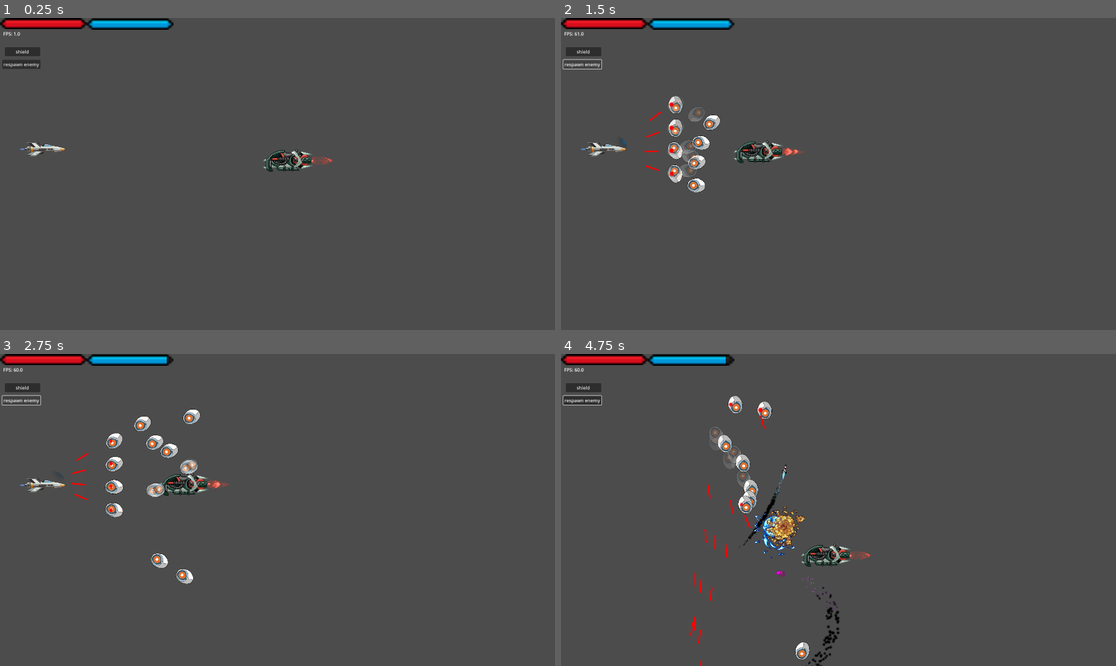
Above: before the commit, frames 1-4 (two rows, left to right).
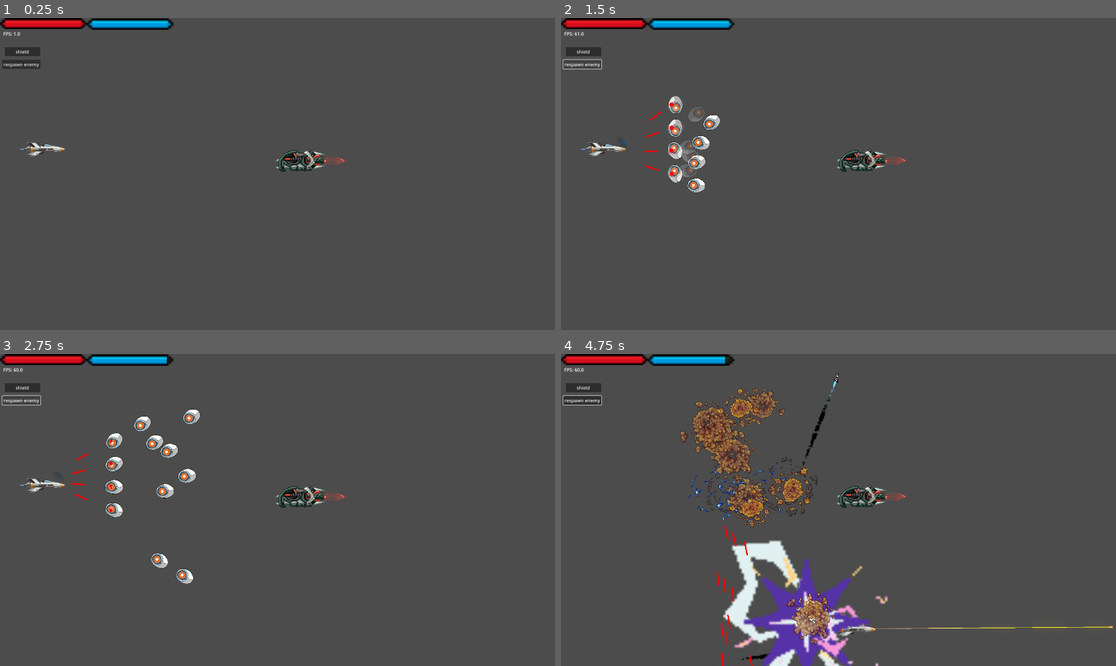
Above: after the commit, the same moments.

Repository: Dantte2/spacegame
Game: Godot game, scene res://scenes/debug.tscn
Two runs of this game, one before a commit and one after it. Both use one fixed random seed, a clock stepped at 60 frames per second and the inputs below. This scene is started directly instead of the project's main scene.
Inputs (mouse positions are in pixels of both pictures, inside the frame that each line leads up to):
- Up to frame 1 (0.25 s): no input
- Up to frame 2 (1.5 s): click "respawn enemy" at 0.5 s; click "respawn enemy" at 1.25 s
- Up to frame 3 (2.75 s): click "respawn enemy" at 2 s
- Up to frame 4 (4.75 s): move the mouse to (960, 494) at 2.77 s; press the mouse at (960, 494) at 2.78 s; hold D (ui_right) 2.78-3.53 s; move the mouse to (727, 525) at 3.52 s; release the mouse at (727, 525) at 3.53 s; hold S (ui_down) 3.53-4.28 s; right-click (727, 525) at 3.6 s; click (727, 525) at 3.8 s; move the mouse to (894, 441) at 4.27 s; hold D (ui_right) from 4.28 s (still down); hold Shift (fire_super) from 4.28 s (still down); click (894, 441) at 4.55 s

The runs differ from the first frame. In frame 1, 0.6% of the frame differs, in the area x 47-63%, y 42-50%; in frame 2, 0.9%; in frame 3, 1.2%; in frame 4, 11%, in the area x 21-100%, y 0-100%.

Commit message:
paskapeli

Diff:
--- a/scenes/debug.tscn
+++ b/scenes/debug.tscn
@@ -139,7 +139,6 @@
 
 [node name="enemy3" parent="." instance=ExtResource("11_naxnx")]
 position = Vector2(1043, 494)
-laser_scene = null
 
 [connection signal="pressed" from="debugcanvas/respawnbutton" to="debugcanvas" method="_on_respawnbutton_pressed"]
 [connection signal="pressed" from="debugcanvas/damageshieldbutton" to="debugcanvas" method="_on_damageshieldbutton_pressed"]
--- a/scripts/enemy_3.gd
+++ b/scripts/enemy_3.gd
@@ -1,139 +1,3 @@
 extends CharacterBody2D
 
-# -----------------------------
-# Nodes
-# -----------------------------
-@onready var exhaust: AnimatedSprite2D = $exhaust
-@onready var bullet_spawn: Node2D = $BulletSpawn
-@onready var sprite: Sprite2D = $Sprite2D
-
-# -----------------------------
-# Movement parameters
-# -----------------------------
-@export var max_speed: Vector2 = Vector2(250, 200)  # max horizontal and vertical speed
-@export var acceleration: float = 1500.0
-@export var horizontal_distance: float = 400.0     # preferred X distance from player
-@export var horizontal_deadzone: float = 100.0
-@export var vertical_deadzone: float = 15.0
-@export var prediction_factor: float = 0.3          # how much to lead player
-
-# -----------------------------
-# Wandering parameters
-# -----------------------------
-@export var wander_strength: float = 0.3
-@export var wander_speed: float = 1.5
-var wander_offset_y := 0.0
-var wander_direction := 1.0
-
-# -----------------------------
-# Shooting parameters
-# -----------------------------
-@export var fire_rate: float = 1.5
-@export var burst_count: int = 3
-@export var burst_delay: float = 0.1
-@export var laser_scene: PackedScene
-
-# -----------------------------
-# Internal variables
-# -----------------------------
-var player: CharacterBody2D
-var fire_timer := 0.0
-
-func _ready():
-    if exhaust:
-        exhaust.play("boost")
-        exhaust.visible = true
-
-    wander_offset_y = randf_range(-1, 1)
-
-    # pick first player
-    var players = get_tree().get_nodes_in_group("player_body")
-    if players.size() > 0:
-        player = players[0]
-
-func _physics_process(delta):
-    if not player:
-        return
-
-    # --- Predictive target ---
-    var target_pos = player.global_position
-    if player.has_method("get_velocity"):
-        target_pos += player.get_velocity() * prediction_factor
-
-    # --- Add vertical wandering ---
-    target_pos.y += wander_offset_y * 50
-
-    # --- Horizontal distance logic ---
-    var dx = global_position.x - target_pos.x
-    var desired_x = 0.0
-    if dx < horizontal_distance - horizontal_deadzone:
-        desired_x = max_speed.x
-    elif dx > horizontal_distance + horizontal_deadzone:
-        desired_x = -max_speed.x
-    else:
-        desired_x = 0.0
-
-    # --- Vertical movement ---
-    var dy = target_pos.y - global_position.y
-    var desired_y = 0.0
-    if abs(dy) > vertical_deadzone:
-        desired_y = clamp(dy, -max_speed.y, max_speed.y)
-
-    # --- Smooth acceleration ---
-    velocity.x = move_toward(velocity.x, desired_x, acceleration * delta)
-    velocity.y = move_toward(velocity.y, desired_y, acceleration * delta)
-
-    # --- Apply movement ---
-    move_and_slide()
-
-    # --- Clamp inside camera ---
-    clamp_to_camera()
-
-    # --- Update wandering ---
-    wander_offset_y += wander_direction * wander_speed * delta
-    if wander_offset_y > 1.0 or wander_offset_y < -1.0:
-        wander_direction *= -1
-
-    # --- Shooting ---
-    fire_timer -= delta
-    if fire_timer <= 0:
-        fire_burst()
-        fire_timer = fire_rate
-
-# -----------------------------
-# Fire burst
-# -----------------------------
-func fire_burst():
-    if not laser_scene or not player:
-        return
-    for i in range(burst_count):
-        shoot_one()
-        await get_tree().create_timer(burst_delay).timeout
-
-func shoot_one():
-    var laser = laser_scene.instantiate()
-    laser.global_position = bullet_spawn.global_position
-    var dir = (player.global_position - bullet_spawn.global_position).normalized()
-    laser.velocity = dir * 1300
-    laser.rotation = dir.angle()
-    get_tree().current_scene.add_child(laser)
-
-# -----------------------------
-# Keep enemy in camera view
-# -----------------------------
-func clamp_to_camera():
-    var cam = get_viewport().get_camera_2d()
-    if not cam:
-        return
-    var cam_size = cam.get_zoom() * get_viewport().get_visible_rect().size / 2
-    var cam_rect = Rect2(cam.global_position - cam_size, cam_size * 2)
-
-    # Stop velocity if going out of bounds
-    if (global_position.y <= cam_rect.position.y + 50 and velocity.y < 0) or (global_position.y >= cam_rect.position.y + cam_rect.size.y - 50 and velocity.y > 0):
-        velocity.y = 0
-    if (global_position.x <= cam_rect.position.x + 50 and velocity.x < 0) or (global_position.x >= cam_rect.position.x + cam_rect.size.x - 50 and velocity.x > 0):
-        velocity.x = 0
-
-    # Clamp position
-    global_position.x = clamp(global_position.x, cam_rect.position.x + 50, cam_rect.position.x + cam_rect.size.x - 50)
-    global_position.y = clamp(global_position.y, cam_rect.position.y + 50, cam_rect.position.y + cam_rect.size.y - 50)
+pass
